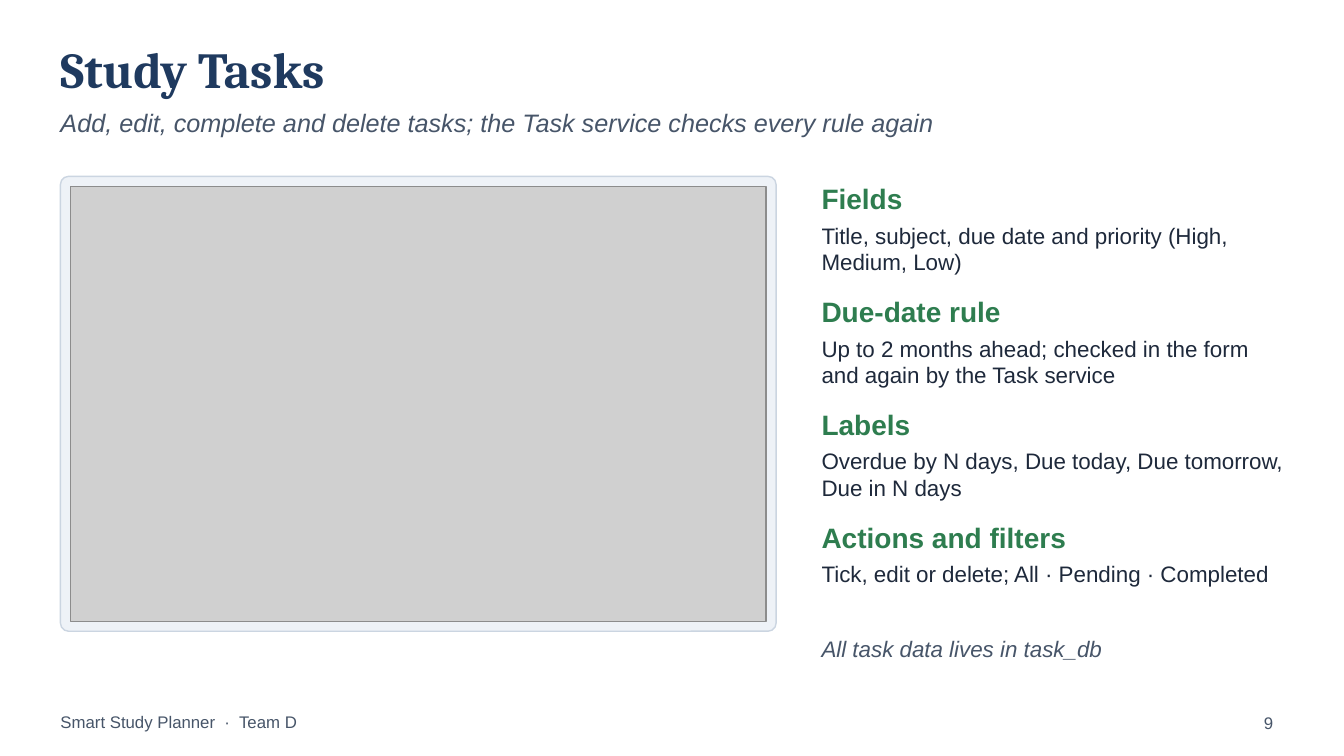
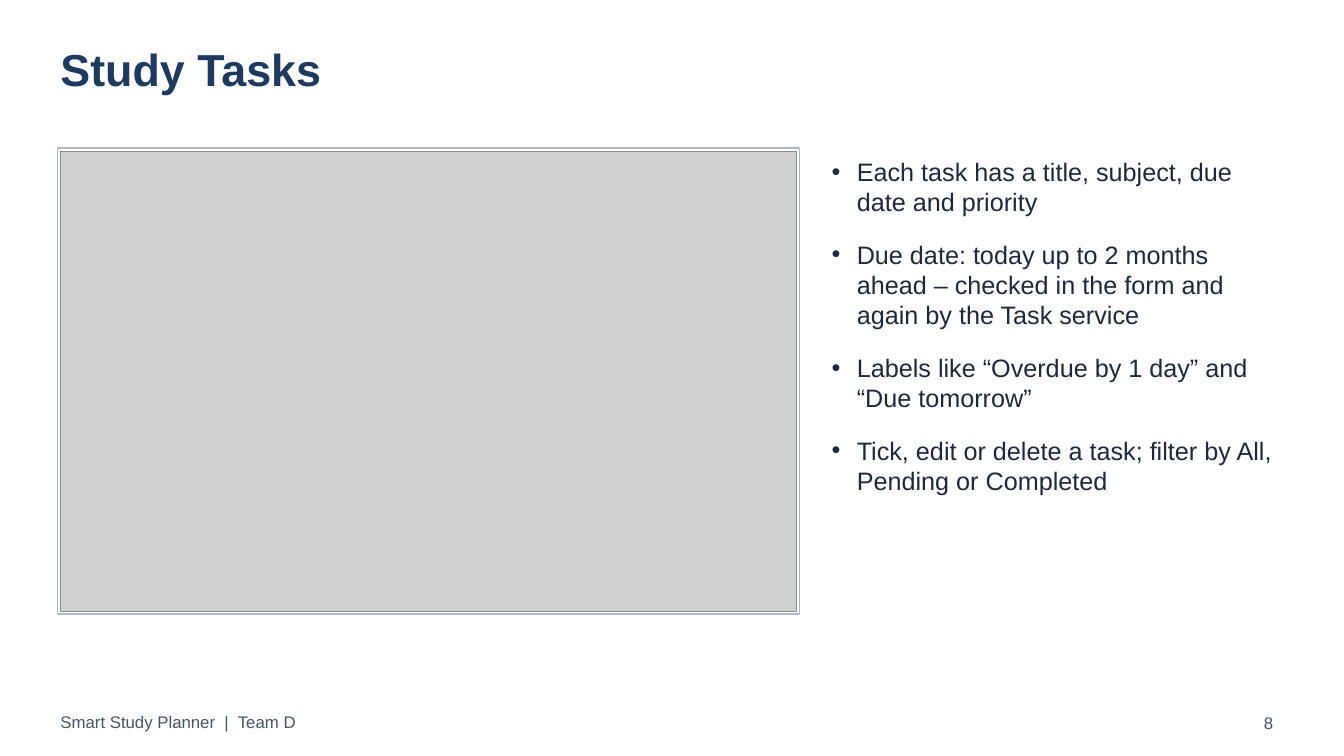
Before and after one commit to Anishpandey00/ssp-web, a slide deck: slide 8 of docs/presentations/SSP_Final_Presentation.pptx (slide 9 before the commit). Drawn at 1344x756 pixels with LibreOffice and Linux fonts; fonts in the diff are those of the drawing; grey boxes stand for pictures. Boxes give left, top, right and bottom in pixels: in the first picture for what was removed or moved away, otherwise in the second. Text is boxed around its words. In the diff, an @@ line names an element or a change of style, - is before the commit and + after.

```diff
--- a/docs/presentations/SSP_Final_Presentation.pptx
+++ b/docs/presentations/SSP_Final_Presentation.pptx
@@ title "Study Tasks" at bbox=[60, 53, 321, 95]: size 36 to 32 pt, font Cambria to Arial @@
@@ text removed at bbox=[60, 113, 933, 137] @@
-Add, edit, complete and delete tasks; the Task service checks every rule again
@@ rectangle added at bbox=[57, 148, 800, 614], fill #FFFFFF, outline #AEB8C6 1 pt @@
@@ picture: place and size @@
-picture at bbox=[71, 187, 766, 621]
+picture at bbox=[60, 151, 797, 611]
@@ rounded rectangle removed at bbox=[60, 176, 776, 631] @@
@@ text at bbox=[857, 162, 1272, 496]: text changed; size 16 to 18 pt @@
-Up to 2 months ahead; checked in the form and again by the Task service
+• Each task has a title, subject, due date and priority
+• Due date: today up to 2 months ahead – checked in the form and again by the Task service
+• Labels like “Overdue by 1 day” and “Due tomorrow”
+• Tick, edit or delete a task; filter by All, Pending or Completed
@@ text removed at bbox=[822, 188, 903, 210] @@
-Fields
@@ text removed at bbox=[822, 227, 1228, 275] @@
-Title, subject, due date and priority (High, Medium, Low)
@@ text removed at bbox=[822, 301, 1000, 323] @@
-Due-date rule
@@ text removed at bbox=[822, 414, 911, 436] @@
-Labels
@@ text removed at bbox=[822, 452, 1283, 501] @@
-Overdue by N days, Due today, Due tomorrow, Due in N days
@@ text removed at bbox=[822, 527, 1066, 549] @@
-Actions and filters
@@ text removed at bbox=[822, 565, 1268, 587] @@
-Tick, edit or delete; All · Pending · Completed
@@ text removed at bbox=[822, 640, 1102, 660] @@
-All task data lives in task_db
@@ text at bbox=[60, 716, 296, 732]: text changed @@
-Smart Study Planner · Team D
+Smart Study Planner | Team D
@@ page number at bbox=[1264, 717, 1273, 729]: text changed @@
-9
+8
```
Also in this commit, not shown: 27 other slides changed, 3 slides added, 2 slides removed.
